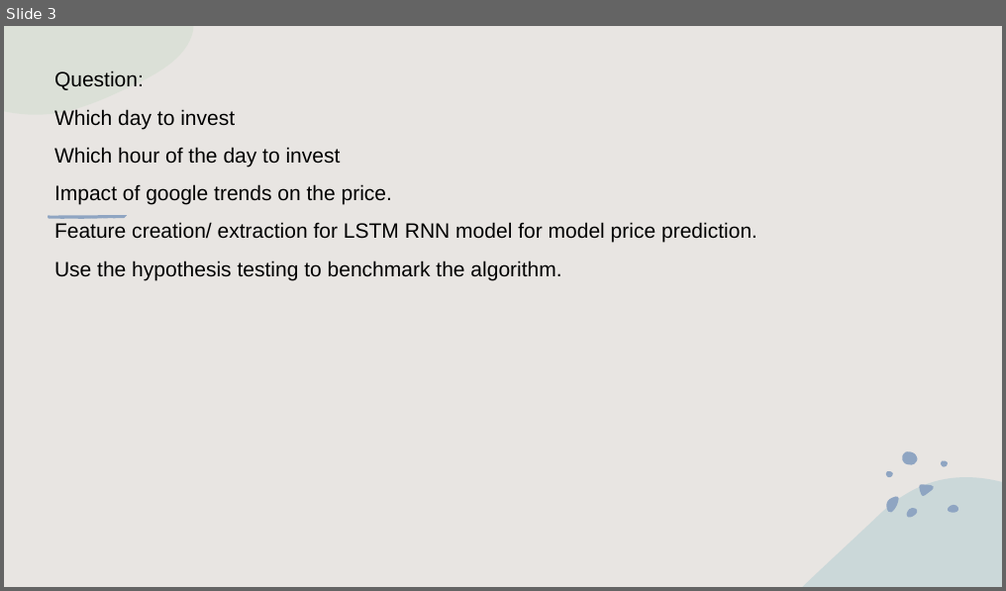
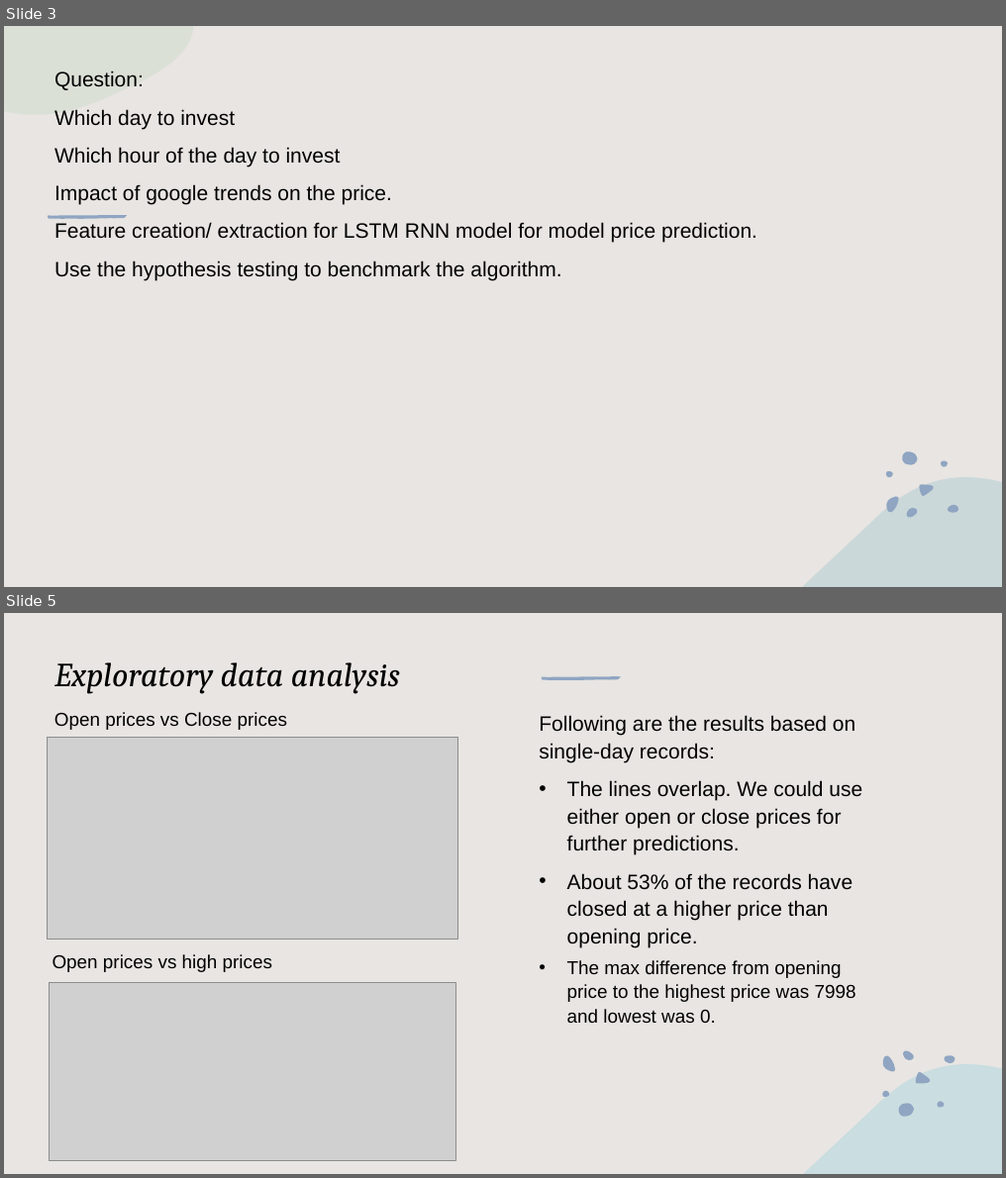
Before and after one commit to gamparohit/bitcoin, a slide deck: Data Mining Project.pptx. Shown one above the other, each under a label of ours: slide 3 before the commit, slides 3 and 5 after it; the slides between them are not shown. The pictures are 1006x591 and 1006x1178 pixels, drawn with LibreOffice and Linux fonts; fonts in the diff are those of the drawing; grey boxes stand for pictures. Boxes give left, top, right and bottom in pixels: in the first picture for what was removed or moved away, otherwise in the second. Text is boxed around its words. In the diff, an @@ line names an element or a change of style, - is before the commit and + after.

```diff
--- a/Data Mining Project.pptx
+++ b/Data Mining Project.pptx
@@ slide 5 added at [4,613,1002,1174], background #E8E5E2; not listed: 2 template elements that a slide beside it also shows @@
@@ rectangle added at [4,613,1002,1174], fill #E8E5E2 @@
@@ title added at [54,663,400,694], 32.4 pt, text #000000, italic @@
+Exploratory data analysis
@@ group added at [542,676,621,680]: 5 freeform shapes @@
@@ text added at [54,712,287,730], 18 pt, text #000000 @@
+Open prices vs Close prices
@@ text added at [539,715,862,1023], 20 pt, text #000000 @@
+Following are the results based on single-day records:
+• The lines overlap. We could use either open or close prices for further predictions.
+• About 53% of the records have closed at a higher price than opening price.
+  • The max difference from opening price to the highest price was 7998 and lowest was 0.
@@ picture added at [47,738,457,940] @@
@@ text added at [53,955,272,972], 18 pt, text #000000 @@
+Open prices vs high prices
@@ picture added at [49,983,455,1161] @@
@@ freeform shape added at [804,1064,1002,1174], fill #CADDE0 @@
@@ group added at [883,1051,955,1117]: 7 freeform shapes @@
```
Also in this commit, not shown: 2 slides changed, 3 other slides added.
